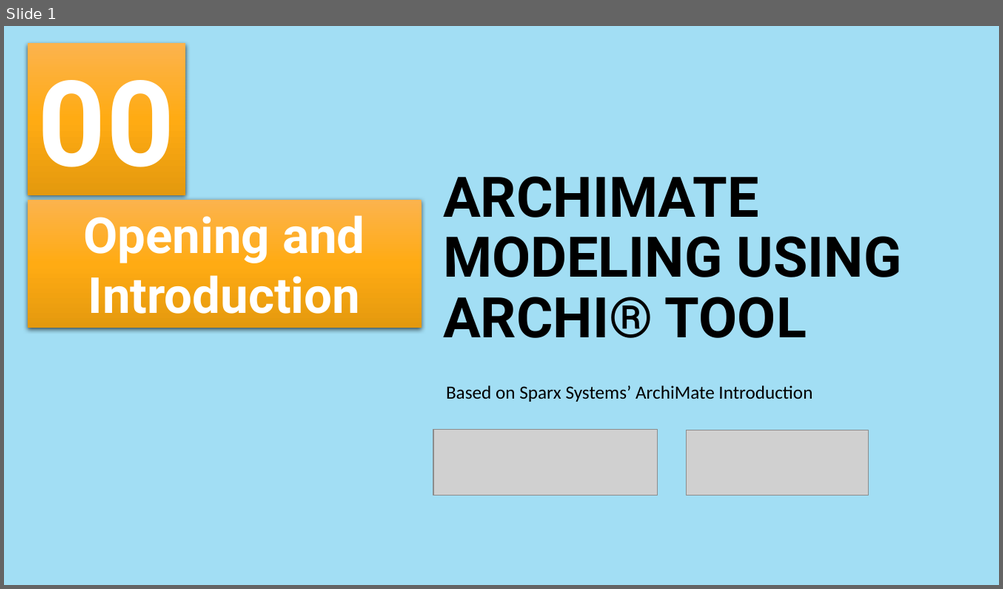
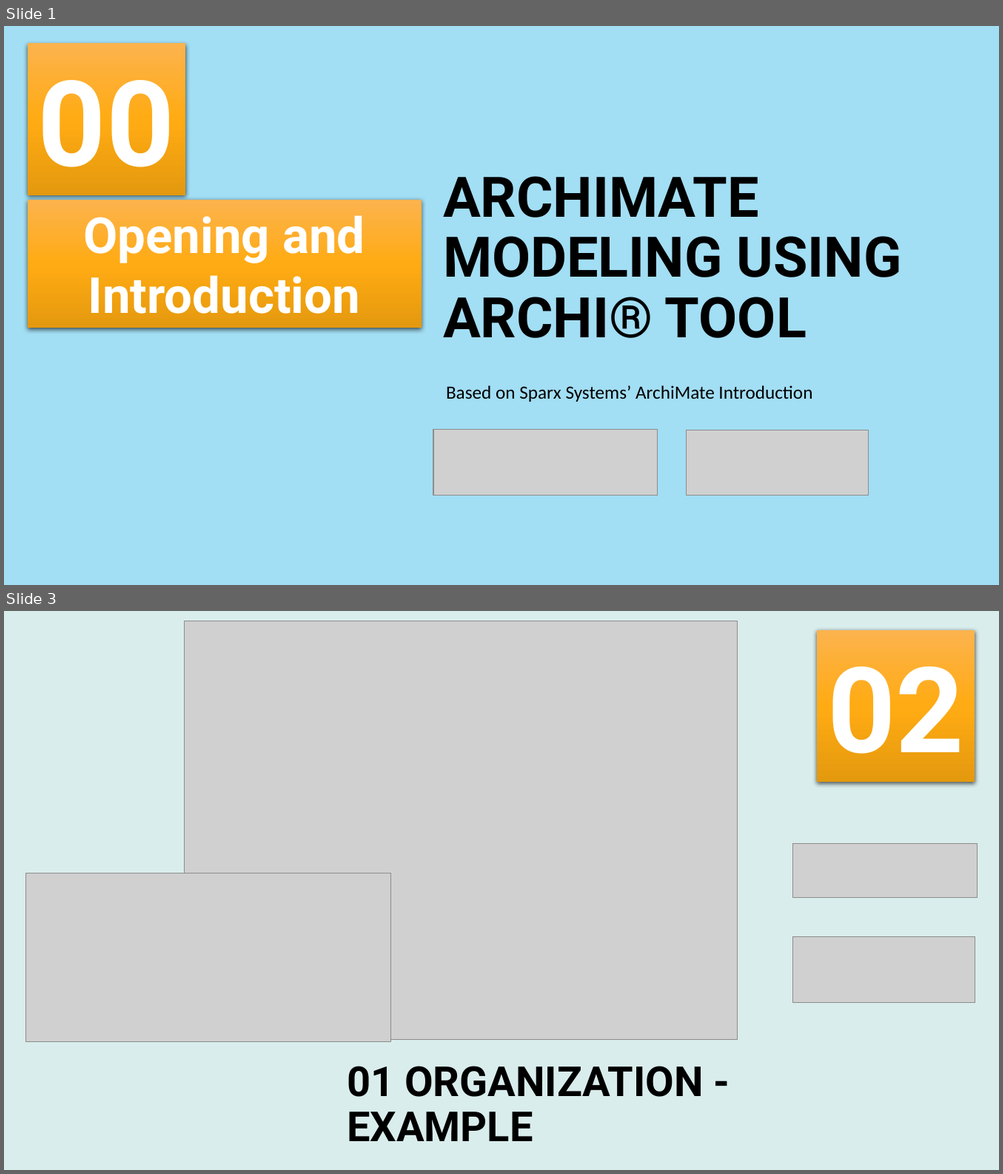
Before and after one commit to yasenstar/ArchiMate_Modeling_base-on_SparxEA_Intro, a slide deck: Sparx ArchiMate Intro Modeling using Archi Tool.pptx. Shown one above the other, each under a label of ours: slide 1 before the commit, slides 1 and 3 after it; the slides between them are not shown. The pictures are 1003x589 and 1003x1174 pixels, drawn with LibreOffice and Linux fonts; fonts in the diff are those of the drawing; grey boxes stand for pictures; background and template pictures are left out. Boxes give left, top, right and bottom in pixels: in the first picture for what was removed or moved away, otherwise in the second. Text is boxed around its words. In the diff, an @@ line names an element or a change of style, - is before the commit and + after.

Commit message:
add 01 organization example

```diff
--- a/Sparx ArchiMate Intro Modeling using Archi Tool.pptx
+++ b/Sparx ArchiMate Intro Modeling using Archi Tool.pptx
@@ slide 3 added at [4, 611, 999, 1170], background #D9EDEC @@
@@ picture added at [185, 621, 737, 1039] @@
@@ rectangle added at [817, 629, 975, 782], fill gradient #FDB34E to #FFAC13 to #E5990F, 115 pt, text #FFFFFF, bold @@
+02
@@ picture added at [793, 844, 977, 898] @@
@@ picture added at [26, 874, 391, 1043] @@
@@ picture added at [793, 937, 975, 1002] @@
@@ title added at [347, 1066, 703, 1142], 40 pt, text #000000, bold @@
+01 ORGANIZATION - EXAMPLE
```
Also in this commit, not shown: 1 slide changed, 2 other files.
